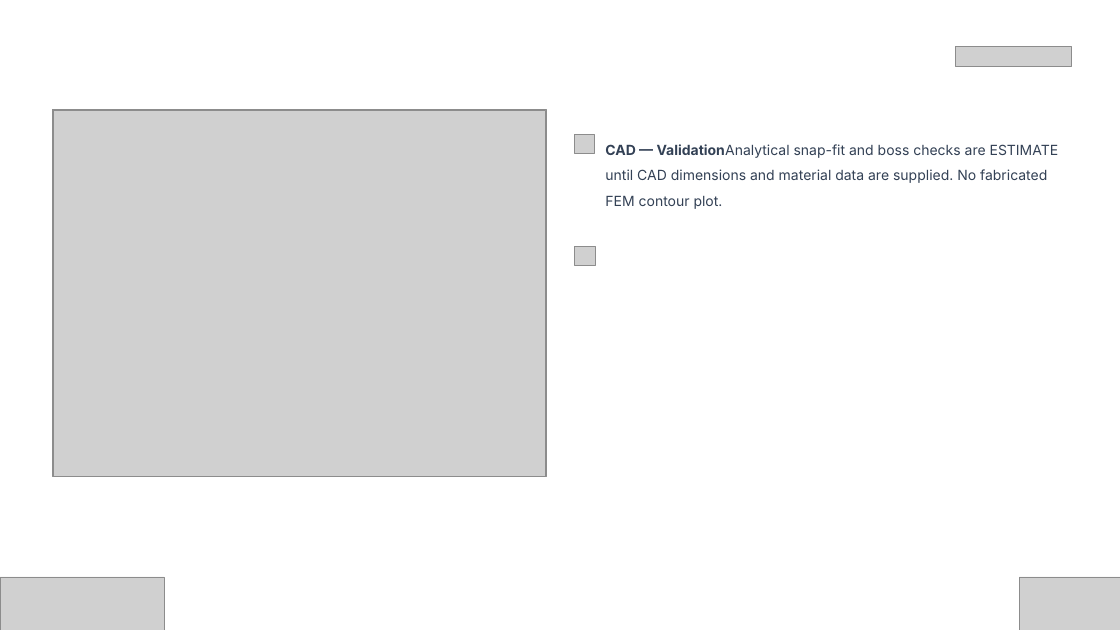
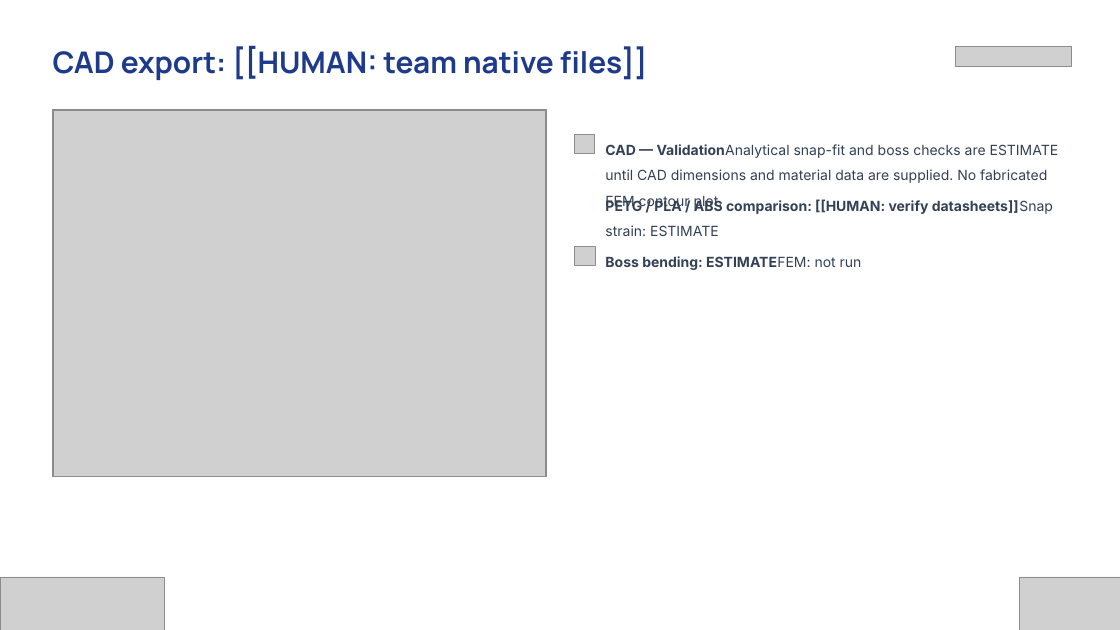
Before and after one commit to codeprabhu/VaaniCore, a slide deck: slide 9 of deck/out/Vishwakarma_Stage2_VaaniCore.pptx. Drawn at 1120x630 pixels with LibreOffice and Linux fonts; fonts in the diff are those of the drawing; grey boxes stand for pictures; background and template pictures are left out. Boxes give left, top, right and bottom in pixels: in the first picture for what was removed or moved away, otherwise in the second. Text is boxed around its words. In the diff, an @@ line names an element or a change of style, - is before the commit and + after.

```diff
--- a/deck/out/Vishwakarma_Stage2_VaaniCore.pptx
+++ b/deck/out/Vishwakarma_Stage2_VaaniCore.pptx
@@ text added at <box>53,46,648,80</box>, 25.5 pt, text #1E3A8A, bold @@
+CAD export: [[HUMAN: team native files]]
@@ text added at <box>605,199,1053,236</box>, 12 pt, text #334155, bold @@
+PETG / PLA / ABS comparison: [[HUMAN: verify datasheets]]Snap strain: ESTIMATE
@@ text added at <box>605,256,862,270</box>, 12 pt, text #334155, bold @@
+Boss bending: ESTIMATEFEM: not run
```
Also in this commit, not shown: 16 other slides changed, 2 other files.
